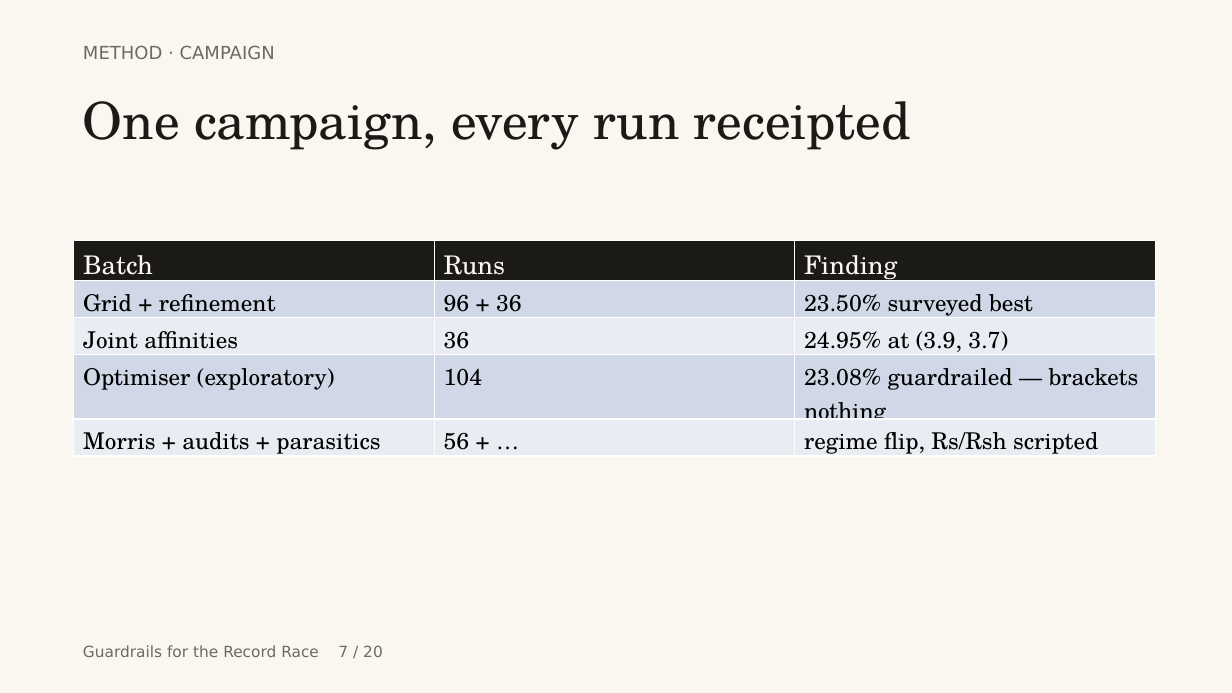
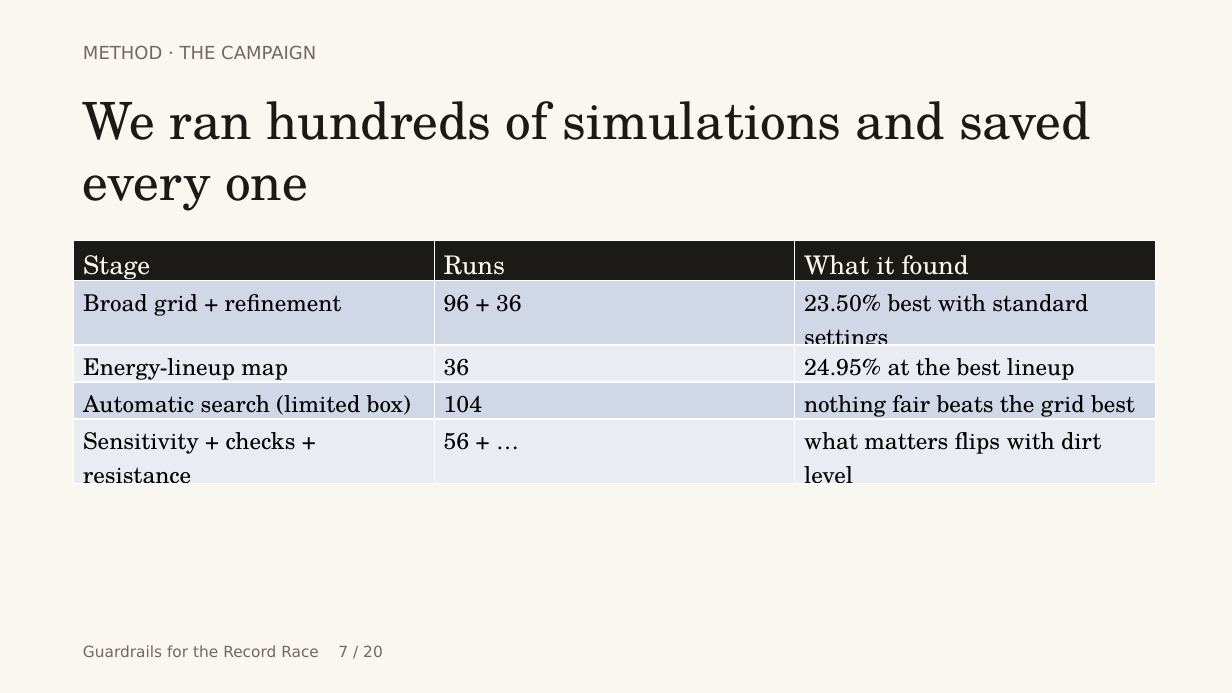
Before and after one commit to touhidsiddiqueeraj-bit/cspbi3-cbts-guardrailed, a slide deck: slide 7 of opendesign/mockups/record-race-deck/record-race-deck.pptx. Drawn at 1232x693 pixels with LibreOffice and Linux fonts; fonts in the diff are those of the drawing. Boxes give left, top, right and bottom in pixels: in the first picture for what was removed or moved away, otherwise in the second. Text is boxed around its words. In the diff, an @@ line names an element or a change of style, - is before the commit and + after.

```diff
--- a/opendesign/mockups/record-race-deck/record-race-deck.pptx
+++ b/opendesign/mockups/record-race-deck/record-race-deck.pptx
@@ text at (x1=83, y1=45, x2=316, y2=59): text changed @@
-METHOD · CAMPAIGN
+METHOD · THE CAMPAIGN
@@ text at (x1=83, y1=101, x2=1091, y2=211): text changed @@
-One campaign, every run receipted
+We ran hundreds of simulations and saved every one
@@ table at (x1=74, y1=240, x2=1155, y2=487) @@
-row 1, column 1: Batch
+row 1, column 1: Stage
-row 1, column 3: Finding
+row 1, column 3: What it found
-row 2, column 1: Grid + refinement
+row 2, column 1: Broad grid + refinement
-row 2, column 3: 23.50% surveyed best
+row 2, column 3: 23.50% best with standard settings
-row 3, column 1: Joint affinities
+row 3, column 1: Energy-lineup map
-row 3, column 3: 24.95% at (3.9, 3.7)
+row 3, column 3: 24.95% at the best lineup
-row 4, column 1: Optimiser (exploratory)
+row 4, column 1: Automatic search (limited box)
-row 4, column 3: 23.08% guardrailed — brackets nothing
+row 4, column 3: nothing fair beats the grid best
-row 5, column 1: Morris + audits + parasitics
+row 5, column 1: Sensitivity + checks + resistance
-row 5, column 3: regime flip, Rs/Rsh scripted
+row 5, column 3: what matters flips with dirt level
```
Also in this commit, not shown: 19 other slides changed, 2 other files.
